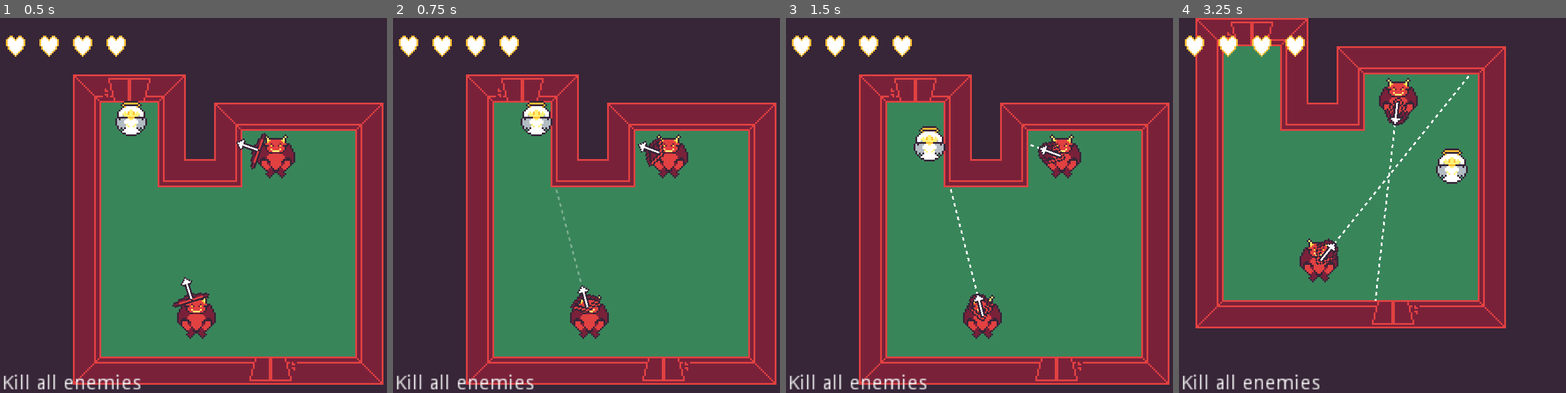
Above: before the commit, frames 1-4 (left to right).
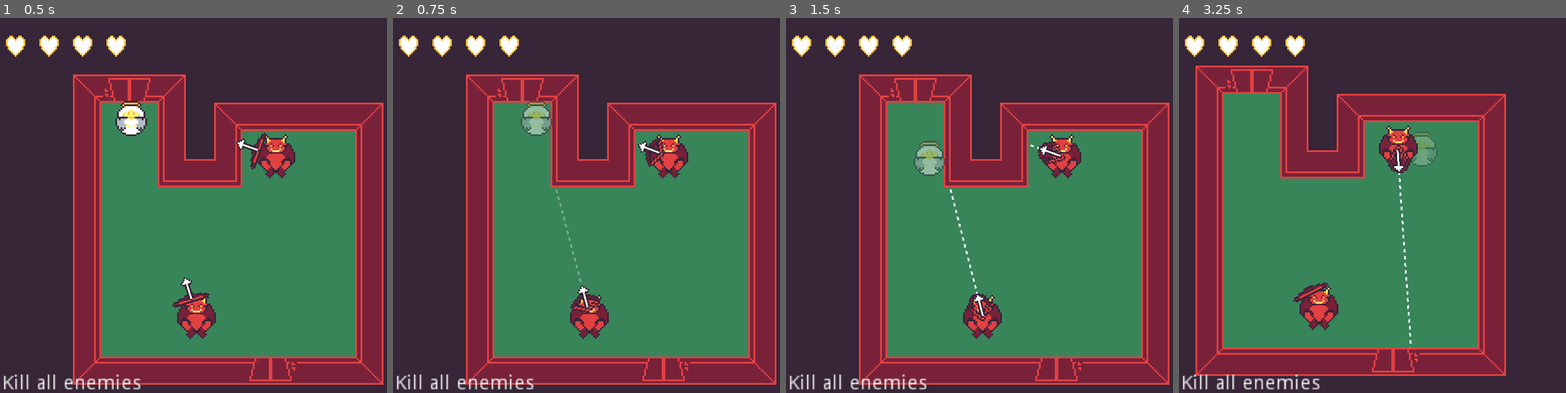
Above: after the commit, the same moments.

Repository: rthurmed/DiveIntoHell
Game: Godot game, scene res://src/levels/Main.tscn
Two runs of this game, one before a commit and one after it. Both use one fixed random seed, a clock stepped at 60 frames per second and the inputs below.
Inputs:
- Up to frame 1 (0.5 s): no input
- Up to frame 2 (0.75 s): hold D (player_right) from 0.53 s (still down); tap Space (player_dash) at 0.6 s
- Up to frame 3 (1.5 s): release D (player_right) at 1.28 s; hold S (player_down) from 1.28 s (still down); tap Space (player_dash) at 1.35 s
- Up to frame 4 (3.25 s): release S (player_down) at 2.03 s; hold D (player_right) 2.03-2.78 s; tap Space (player_dash) at 2.1, 2.85 s; hold W (player_up) from 2.78 s (still down)

Frame 1 is identical in both runs. In frame 2, 0.6% of the frame differs, in the area x 32-68%, y 22-77%; in frame 3, 0.9%; in frame 4, 34%, in the area x 4-85%, y 0-96%.

Commit message:
Started implementing player dash

Diff:
--- a/src/player/Player.gd
+++ b/src/player/Player.gd
@@ -9,6 +9,8 @@
 
 onready var state_machine = $StateMachine
 onready var animation = $AnimationPlayer
+
+export var invincible = false
 
 var movement = Vector2.ZERO
 var life = life_max
@@ -26,11 +28,21 @@
 	return movement_input
 
 
+func has_any_movement_input():
+	return (
+		Input.is_action_pressed("player_right") or
+		Input.is_action_pressed("player_left") or
+		Input.is_action_pressed("player_down") or
+		Input.is_action_pressed("player_up")
+	)
+
+
 func apply_movement(delta, movement_input, speed = MOVEMENT_SPEED, accel = MOVEMENT_ACCEL):
 	movement = lerp(movement, movement_input, delta * accel)
 	var _slide = move_and_slide(movement * speed)
 
 
 func damage():
+	if invincible: return
 	life -= LIFE_DEFAULT_DAMAGE
 	state_machine.transition('SufferHit')
--- a/src/player/Player.tscn
+++ b/src/player/Player.tscn
@@ -27,6 +27,57 @@
 "transitions": PoolRealArray( 1 ),
 "update": 0,
 "values": [ false ]
+}
+tracks/1/type = "value"
+tracks/1/path = NodePath("Sprite:modulate")
+tracks/1/interp = 1
+tracks/1/loop_wrap = true
+tracks/1/imported = false
+tracks/1/enabled = true
+tracks/1/keys = {
+"times": PoolRealArray( 0 ),
+"transitions": PoolRealArray( 1 ),
+"update": 0,
+"values": [ Color( 1, 1, 1, 1 ) ]
+}
+tracks/2/type = "value"
+tracks/2/path = NodePath("CollisionShape2D:disabled")
+tracks/2/interp = 1
+tracks/2/loop_wrap = true
+tracks/2/imported = false
+tracks/2/enabled = true
+tracks/2/keys = {
+"times": PoolRealArray( 0 ),
+"transitions": PoolRealArray( 1 ),
+"update": 0,
+"values": [ false ]
+}
+
+[sub_resource type="Animation" id=4]
+resource_name = "dash"
+tracks/0/type = "value"
+tracks/0/path = NodePath("Sprite:modulate")
+tracks/0/interp = 2
+tracks/0/loop_wrap = true
+tracks/0/imported = false
+tracks/0/enabled = true
+tracks/0/keys = {
+"times": PoolRealArray( 0, 0.3, 0.6, 0.9, 1 ),
+"transitions": PoolRealArray( 1, 1, 1, 1, 1 ),
+"update": 0,
+"values": [ Color( 1, 1, 1, 1 ), Color( 1, 1, 1, 0.301961 ), Color( 1, 1, 1, 0.196078 ), Color( 1, 1, 1, 0.301961 ), Color( 1, 1, 1, 1 ) ]
+}
+tracks/1/type = "value"
+tracks/1/path = NodePath("StateMachine/Dash:speed")
+tracks/1/interp = 2
+tracks/1/loop_wrap = true
+tracks/1/imported = false
+tracks/1/enabled = true
+tracks/1/keys = {
+"times": PoolRealArray( 0, 1 ),
+"transitions": PoolRealArray( 1, 1 ),
+"update": 0,
+"values": [ 400, 0 ]
 }
 
 [sub_resource type="Animation" id=2]
@@ -64,15 +115,16 @@
 [node name="Walk" type="Node" parent="StateMachine"]
 script = ExtResource( 4 )
 
-[node name="Dash" type="Node" parent="StateMachine"]
-script = ExtResource( 6 )
-
 [node name="SufferHit" type="Node" parent="StateMachine"]
 script = ExtResource( 7 )
 life_indicator = ExtResource( 8 )
 
 [node name="Death" type="Node" parent="StateMachine"]
 script = ExtResource( 9 )
+
+[node name="Dash" type="Node" parent="StateMachine"]
+script = ExtResource( 6 )
+speed = 0
 
 [node name="CanvasLayer" type="CanvasLayer" parent="."]
 
@@ -109,6 +161,8 @@
 
 [node name="AnimationPlayer" type="AnimationPlayer" parent="."]
 anims/RESET = SubResource( 3 )
+anims/dash = SubResource( 4 )
 anims/death = SubResource( 2 )
 
+[connection signal="animation_finished" from="AnimationPlayer" to="StateMachine/Dash" method="_on_AnimationPlayer_animation_finished"]
 [connection signal="animation_finished" from="AnimationPlayer" to="StateMachine/Death" method="_on_AnimationPlayer_animation_finished"]
--- a/src/player/state/Dash.gd
+++ b/src/player/state/Dash.gd
@@ -1,11 +1,31 @@
 extends State
 
 
-# TODO
+const ANIMATION_NAME = 'dash'
+const ANIMATION_SPEED = 2
+const MOVEMENT_ACCEL = 10
+
+export var speed = 400
+
+var direction = Vector2.ZERO
 
 
-func handle_input(_event: InputEvent): pass
-func process(_delta: float): pass
-func physics_process(_delta: float): pass
-func enter(): pass
-func exit(): pass
+func process(delta: float):
+	owner.apply_movement(delta, direction, speed, MOVEMENT_ACCEL)
+
+
+func enter():
+	direction = owner.capture_movement_input()
+	owner.animation.play(ANIMATION_NAME, -1, ANIMATION_SPEED)
+	owner.invincible = true
+
+
+func exit():
+	owner.invincible = false
+	owner.movement = Vector2.ZERO
+
+
+func _on_AnimationPlayer_animation_finished(anim_name):
+	if not active() or not anim_name == ANIMATION_NAME:
+		return
+	transition('Walk')
--- a/src/player/state/Walk.gd
+++ b/src/player/state/Walk.gd
@@ -4,6 +4,10 @@
 func process(delta: float):
 	owner.apply_movement(delta, owner.capture_movement_input())
 
+	# TODO: recovery time from dashing, to prevent spaming
+	if Input.is_action_just_pressed("player_dash") and owner.has_any_movement_input():
+		transition('Dash')
+
 
 func exit():
 	owner.movement = Vector2.ZERO
Not shown: 1 places in src/player/Player.tscn that only renumber resources
